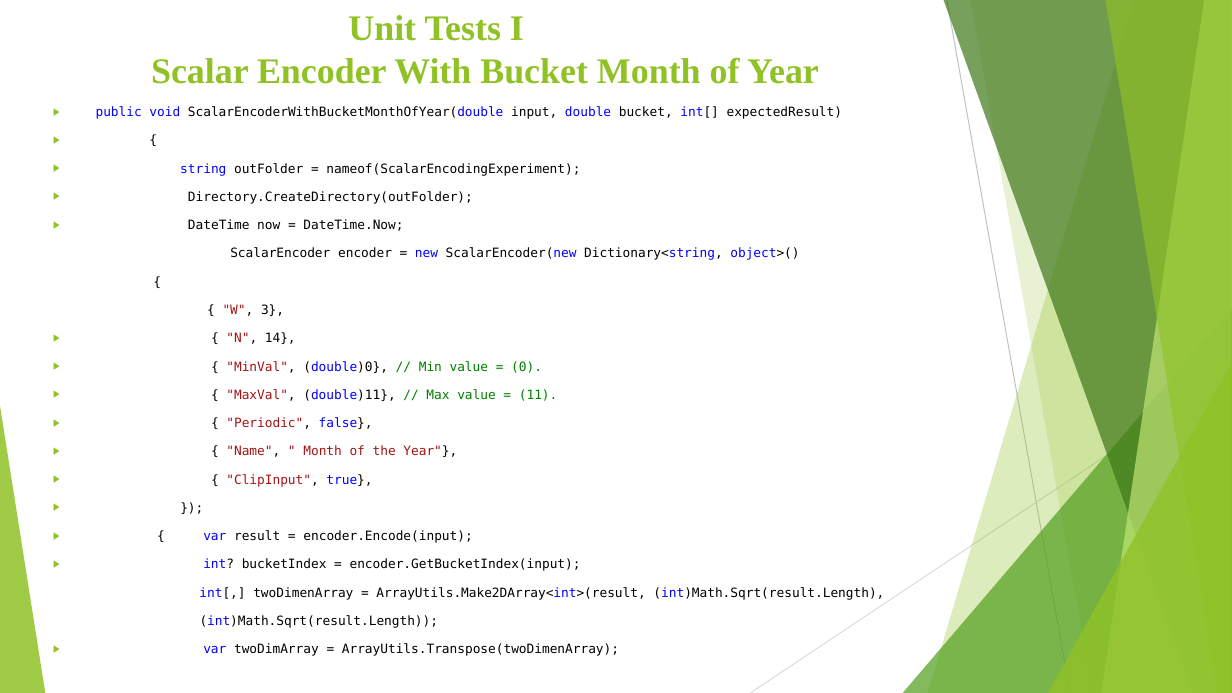
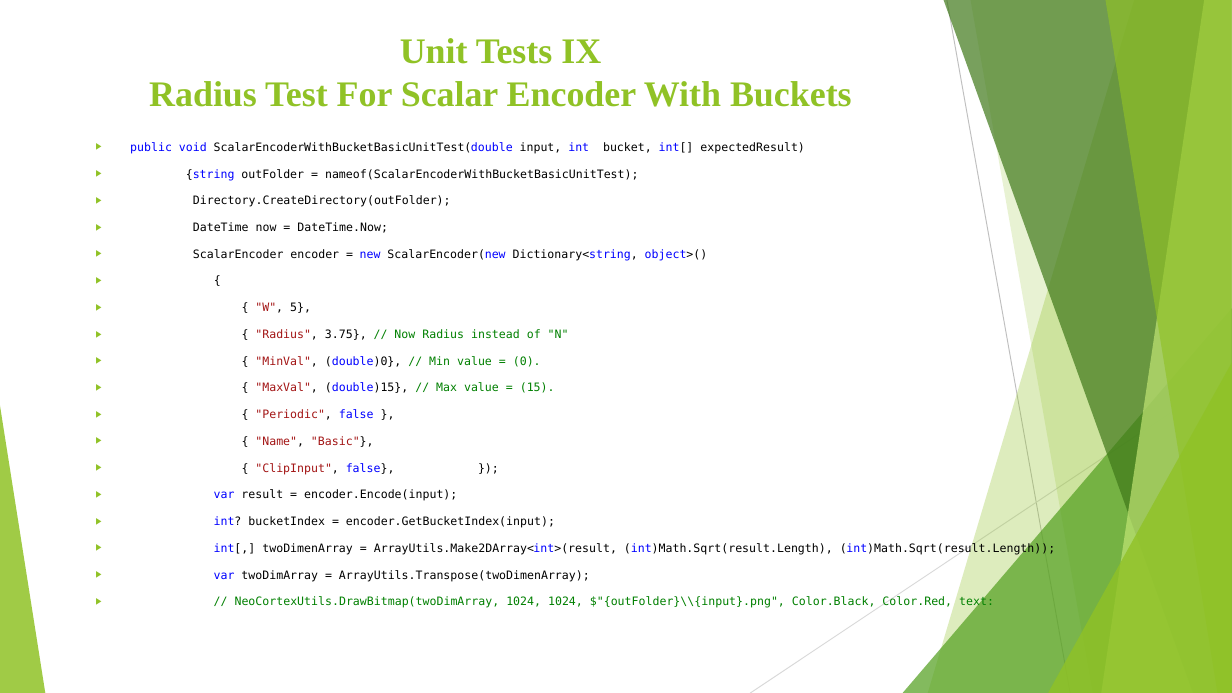
Before and after one commit to AqibJaved123/neocortexapi_Team_ScalarEncoder, a slide deck: slide 40 of source/Team_ScalarEcoder_Documentation/Scalar Encoder with Buckets (1).pptx (slide 5 before the commit). Drawn at 1232x693 pixels with LibreOffice and Linux fonts; fonts in the diff are those of the drawing. Boxes give left, top, right and bottom in pixels: in the first picture for what was removed or moved away, otherwise in the second. Text is boxed around its words. In the diff, an @@ line names an element or a change of style, - is before the commit and + after.

```diff
--- a/source/Team_ScalarEcoder_Documentation/Scalar Encoder with Buckets (1).pptx
+++ b/source/Team_ScalarEcoder_Documentation/Scalar Encoder with Buckets (1).pptx
@@ title at <box>149,38,852,107</box>: text changed @@
-Unit Tests I
-Scalar Encoder With Bucket Month of Year
+Unit Tests IX
+Radius Test For Scalar Encoder With Buckets
@@ text "public void ScalarEncoderWithBucketBasicUnitTest(double inpu ...": place and size @@
-text "public void ScalarEncoderWithBucketBasicUnitTest(double inpu ..." at <box>96,106,884,656</box>
+text "public void ScalarEncoderWithBucketBasicUnitTest(double inpu ..." at <box>130,142,1056,608</box>
@@ text at <box>130,142,805,180</box>: text changed; size 10 to 9 pt @@
-▶ public void ScalarEncoderWithBucketMonthOfYear(double input, double bucket, int[] expectedResult)
-▶ {
-▶ string outFolder = nameof(ScalarEncodingExperiment);
+▶ public void ScalarEncoderWithBucketBasicUnitTest(double input, int bucket, int[] expectedResult)
+▶ {string outFolder = nameof(ScalarEncoderWithBucketBasicUnitTest);
@@ text at <box>193,195,708,581</box>: size 10 to 9 pt in "Directory.CreateDirectory(outFolder);", "DateTime now = DateTime.Now;", "ScalarEncoder encoder = new ScalarEncoder(new Dictionary<str ...", "{" and 3 more places; bullet none to ▶ @@
@@ text at <box>255,302,569,340</box>: text changed; size 10 to 9 pt; text colour #000000 to #008000 @@
-{ "W", 3},
-▶ { "N", 14},
+▶ { "W", 5},
+▶ { "Radius", 3.75}, // Now Radius instead of "N"
@@ text at <box>214,382,555,501</box>: text changed; size 10 to 9 pt @@
-▶ { "MaxVal", (double)11}, // Max value = (11).
-▶ { "Periodic", false},
-▶ { "Name", " Month of the Year"},
-▶ { "ClipInput", true},
-▶ });
-▶ { var result = encoder.Encode(input);
+▶ { "MaxVal", (double)15}, // Max value = (15).
+▶ { "Periodic", false },
+▶ { "Name", "Basic"},
+▶ { "ClipInput", false}, });
+▶ var result = encoder.Encode(input);
@@ text at <box>214,543,1056,555</box>: text changed; size 10 to 9 pt @@
-int[,] twoDimenArray = ArrayUtils.Make2DArray<int>(result, (int)Math.Sqrt(result.Length),
-(int)Math.Sqrt(result.Length));
+▶ int[,] twoDimenArray = ArrayUtils.Make2DArray<int>(result, (int)Math.Sqrt(result.Length), (int)Math.Sqrt(result.Length));
@@ text at <box>235,596,994,608</box>: paragraph added @@
+▶ // NeoCortexUtils.DrawBitmap(twoDimArray, 1024, 1024, $"{outFolder}\\{input}.png", Color.Black, Color.Red, text:
```
Also in this commit, not shown: 16 other slides changed, 29 slides added, 3 slides removed, 1 other file.
